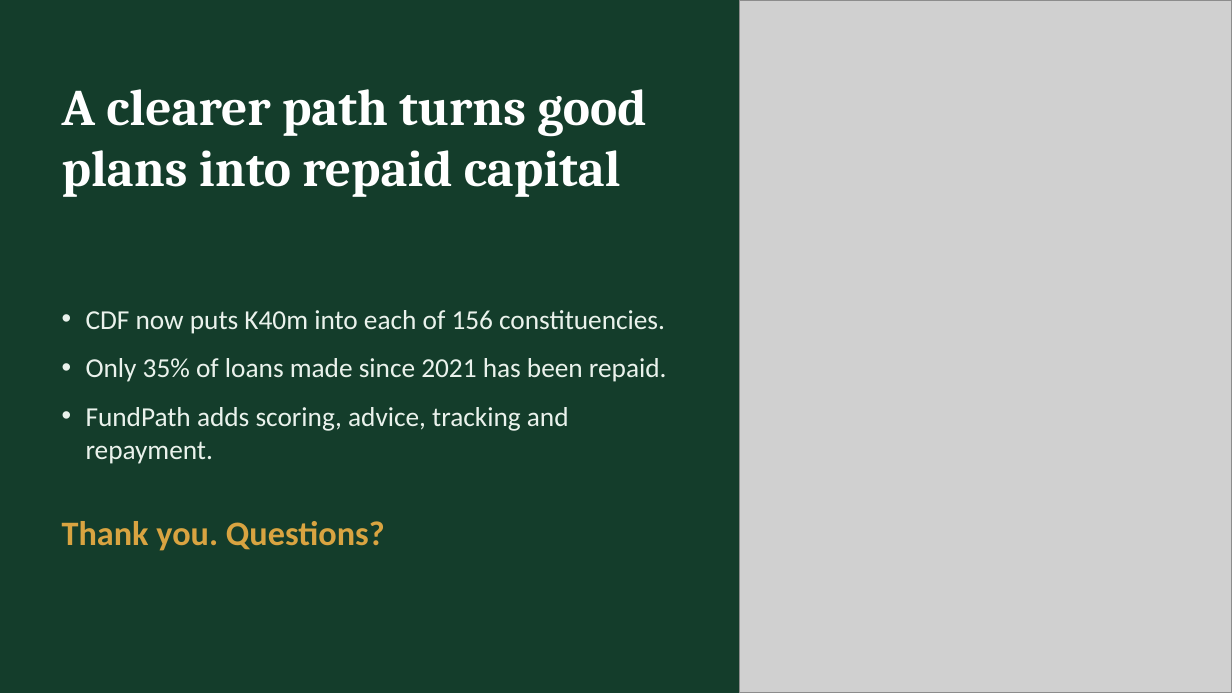
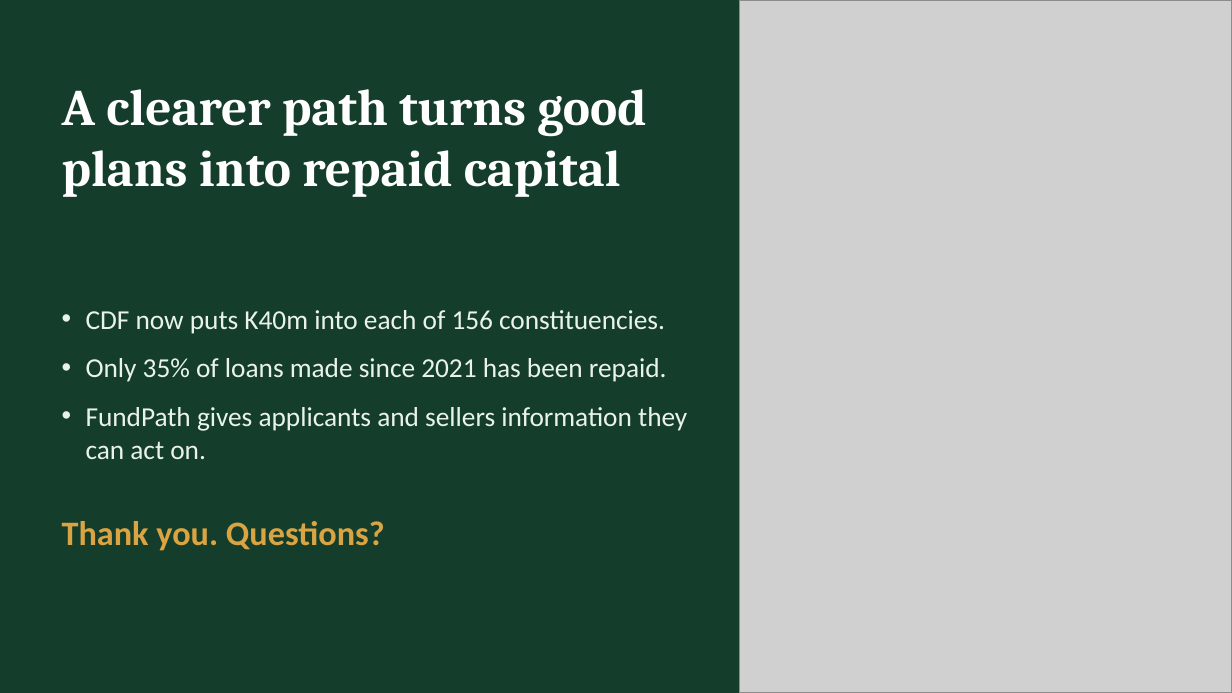
Before and after one commit to mwemmz/cdf-project, a slide deck: slide 13 of docs/presentation/FundPath_CDF_Academic_Deck.pptx. Drawn at 1232x693 pixels with LibreOffice and Linux fonts; fonts in the diff are those of the drawing; grey boxes stand for pictures. Boxes give left, top, right and bottom in pixels: in the first picture for what was removed or moved away, otherwise in the second. Text is boxed around its words. In the diff, an @@ line names an element or a change of style, - is before the commit and + after.

```diff
--- a/docs/presentation/FundPath_CDF_Academic_Deck.pptx
+++ b/docs/presentation/FundPath_CDF_Academic_Deck.pptx
@@ text at <box>86,407,687,459</box>: text changed @@
-• FundPath adds scoring, advice, tracking and repayment.
+• FundPath gives applicants and sellers information they can act on.
```
Also in this commit, not shown: 8 other slides changed, 4 other files.
